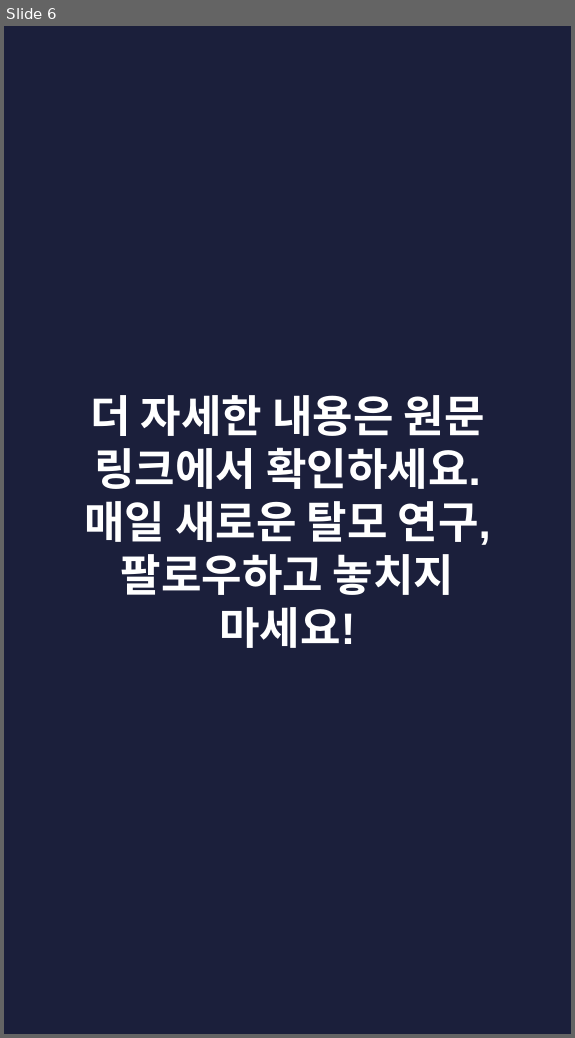
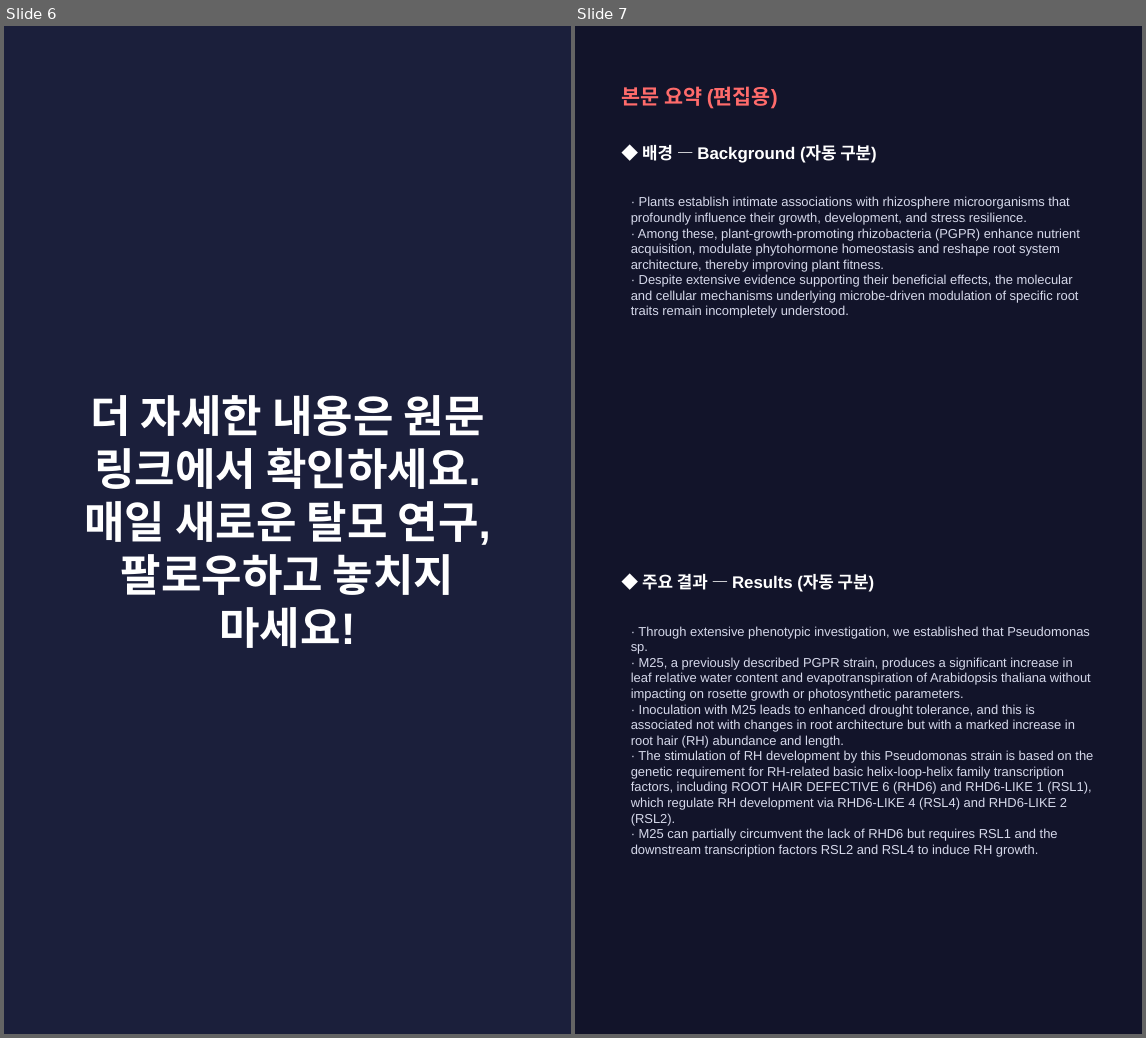
Before and after one commit to hyokang2010-BJ-ANTH/product-builder-test, a slide deck: data/2026-09-13/slides.pptx. Shown side by side, each under a label of ours: slide 6 before the commit, slides 6 and 7 after it. The pictures are 575x1038 and 1146x1038 pixels, drawn with LibreOffice and Linux fonts; fonts in the diff are those of the drawing. Boxes give left, top, right and bottom in pixels: in the first picture for what was removed or moved away, otherwise in the second. Text is boxed around its words. In the diff, an @@ line names an element or a change of style, - is before the commit and + after.

```diff
--- a/data/2026-09-13/slides.pptx
+++ b/data/2026-09-13/slides.pptx
@@ slide 7 added at (x1=575, y1=26, x2=1142, y2=1034), background #12142A @@
@@ text added at (x1=621, y1=86, x2=778, y2=109), 16 pt, text #FF6B6B, bold @@
+본문 요약 (편집용)
@@ text added at (x1=642, y1=145, x2=876, y2=163), 13 pt, text #FFFFFF, bold @@
+◆ 배경 — Background (자동 구분)
@@ text added at (x1=631, y1=196, x2=1080, y2=318), 10 pt, text #D5D8EA @@
+· Plants establish intimate associations with rhizosphere microorganisms that profoundly influence their growth, development, and stress resilience.
+· Among these, plant-growth-promoting rhizobacteria (PGPR) enhance nutrient acquisition, modulate phytohormone homeostasis and reshape root system architecture, thereby improving plant fitness.
+· Despite extensive evidence supporting their beneficial effects, the molecular and cellular mechanisms underlying microbe-driven modulation of specific root traits remain incompletely understood.
@@ text added at (x1=642, y1=574, x2=874, y2=592), 13 pt, text #FFFFFF, bold @@
+◆ 주요 결과 — Results (자동 구분)
@@ text added at (x1=631, y1=626, x2=1093, y2=857), 10 pt, text #D5D8EA @@
+· Through extensive phenotypic investigation, we established that Pseudomonas sp.
+· M25, a previously described PGPR strain, produces a significant increase in leaf relative water content and evapotranspiration of Arabidopsis thaliana without impacting on rosette growth or photosynthetic parameters.
+· Inoculation with M25 leads to enhanced drought tolerance, and this is associated not with changes in root architecture but with a marked increase in root hair (RH) abundance and length.
+· The stimulation of RH development by this Pseudomonas strain is based on the genetic requirement for RH-related basic helix-loop-helix family transcription factors, including ROOT HAIR DEFECTIVE 6 (RHD6) and RHD6-LIKE 1 (RSL1), which regulate RH development via RHD6-LIKE 4 (RSL4) and RHD6-LIKE 2 (RSL2).
+· M25 can partially circumvent the lack of RHD6 but requires RSL1 and the downstream transcription factors RSL2 and RSL4 to induce RH growth.
```
Also in this commit, not shown: 3 slides changed, 3 other slides added, 3 slides removed, 21 other files.
